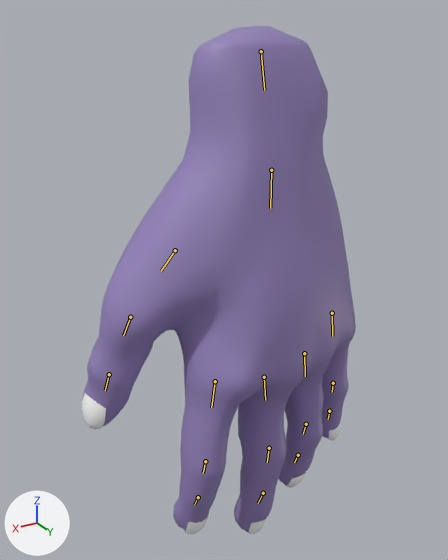
A saved change to the glTF model assets/animated-hand.glb.
The view is the same before and after, from a 50 mm camera at (5.87, 10.7, 4.18) aimed at (0.16, 1.19, -0.57). Lighting does not change. The marker at lower left points along +X, +Y and +Z. The bones that bend it are drawn over the model as lines.

Objects in the first picture: 'hand.001', 'nail-index', 'nail-middle', 'nail-pink', 'nail-ring', 'nail-thumb'.
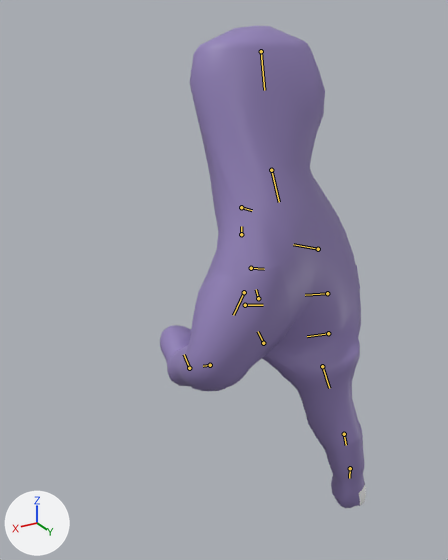
The newer file adds an action. The first version stands in its rest pose; the second is drawn at frame 30 of the action 'rock'.

The edits, one by one:
Bone 'Hand' (bone_hand) turns from (0, 0, 0) to (-11, -40, 28) degrees about its own x, y and z.
Bone 'index-01' (bone_index_01) moves from (0.0, 0.0, 0.0) to (0.001, -0.006, -0.001).
Bone 'index-01' (bone_index_01) turns from (0, 0, 0) to (6, 0, -9) degrees about its own x, y and z.
Bone 'index-02' (bone_index_02) turns from (0, 0, 0) to (6, 0, 0) degrees about its own x, y and z.
Bone 'index-03' (bone_index_03) turns from (0, 0, 0) to (6, 0, 0) degrees about its own x, y and z.
Bone 'middle-01' (bone_middle_01) moves from (0.0, 0.0, 0.0) to (0.0, -0.002, 0.01).
Bone 'middle-01' (bone_middle_01) turns from (0, 0, 0) to (-84, 1, -1) degrees about its own x, y and z.
Bone 'middle-02' (bone_middle_02) turns from (0, 0, 0) to (-84, 0, 0) degrees about its own x, y and z.
Bone 'middle-03' (bone_middle_03) turns from (0, 0, 0) to (-84, 0, 0) degrees about its own x, y and z.
Bone 'ring-01' (bone_ring_01) moves from (0.0, 0.0, 0.0) to (0.0, 0.002, 0.005).
Bone 'ring-01' (bone_ring_01) turns from (0, 0, 0) to (-85, 2, -2) degrees about its own x, y and z.
Bone 'ring-02' (bone_ring_02) turns from (0, 0, 0) to (-85, 0, 0) degrees about its own x, y and z.
Bone 'ring-03' (bone_ring_03) turns from (0, 0, 0) to (-85, 0, 0) degrees about its own x, y and z.
Bone 'pink-01' (bone_pink_01) moves from (0.0, 0.0, 0.0) to (0.001, 0.009, -0.013).
Bone 'pink-01' (bone_pink_01) turns from (0, 0, 0) to (-94, 9, -10) degrees about its own x, y and z.
Bone 'pink-02' (bone_pink_02) turns from (0, 0, 0) to (-94, 0, 0) degrees about its own x, y and z.
Bone 'pink-03' (bone_pink_03) turns from (0, 0, 0) to (-94, 0, 0) degrees about its own x, y and z.
Bone 'thumb-01' (bone_thumb_01) turns from (0, 0, 0) to (-33, -29, 6) degrees about its own x, y and z.
Bone 'thumb-02' (bone_thumb_02) turns from (0, 0, 0) to (-33, 9, 30) degrees about its own x, y and z.
Bone 'thumb-03' (bone_thumb_03) turns from (0, 0, 0) to (-33, 0, 0) degrees about its own x, y and z.

What differs and where, as boxes [x1, y1, x2, y2] in the pictures (448 x 560 px):
'hand.001', posed (25% narrower)
    before: [83, 26, 356, 533]
    after: [160, 26, 365, 508]
'nail-thumb', posed (not visible afterwards)
    before: [82, 393, 106, 429]
'nail-index', posed
    before: [186, 514, 209, 535]
    after: [359, 482, 366, 506]
'nail-middle', posed (not visible afterwards)
    before: [249, 519, 266, 534]
'nail-ring', posed (not visible afterwards)
    before: [286, 471, 307, 488]
bone 'Hand', root to tip
    before: (271, 170) to (270, 208)
    after: (271, 170) to (279, 202)
bone 'index-01', root to tip
    before: (215, 381) to (211, 407)
    after: (322, 366) to (329, 388)
bone 'index-02', root to tip
    before: (205, 461) to (203, 473)
    after: (344, 434) to (346, 445)
bone 'index-03', root to tip
    before: (198, 497) to (194, 504)
    after: (350, 468) to (349, 478)
bone 'middle-01', root to tip
    before: (264, 377) to (265, 400)
    after: (328, 333) to (307, 336)
bone 'middle-02', root to tip
    before: (269, 448) to (267, 462)
    after: (263, 343) to (258, 331)
bone 'middle-03', root to tip
    before: (263, 493) to (258, 503)
    after: (245, 305) to (263, 305)
bone 'ring-01', root to tip
    before: (304, 353) to (305, 376)
    after: (327, 293) to (305, 295)
bone 'ring-02', root to tip
    before: (306, 424) to (303, 434)
    after: (258, 298) to (256, 289)
bone 'ring-03', root to tip
    before: (298, 455) to (294, 462)
    after: (251, 268) to (264, 269)
bone 'pink-01', root to tip
    before: (332, 313) to (332, 336)
    after: (318, 249) to (293, 244)
bone 'pink-02', root to tip
    before: (333, 383) to (332, 392)
    after: (241, 234) to (241, 226)
bone 'pink-03', root to tip
    before: (329, 411) to (328, 419)
    after: (241, 207) to (252, 210)
bone 'thumb-01', root to tip
    before: (175, 250) to (161, 271)
    after: (244, 292) to (233, 315)
bone 'thumb-02', root to tip
    before: (130, 317) to (123, 335)
    after: (210, 365) to (203, 366)
bone 'thumb-03', root to tip
    before: (109, 374) to (105, 390)
    after: (189, 368) to (184, 354)
